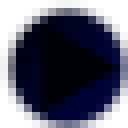
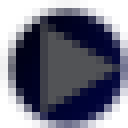
Comparing the layer stacks of the two w=128, h=128 images. Changes:
"Shape 1": opacity 78% → 32% over [40, 24, 120, 112]
